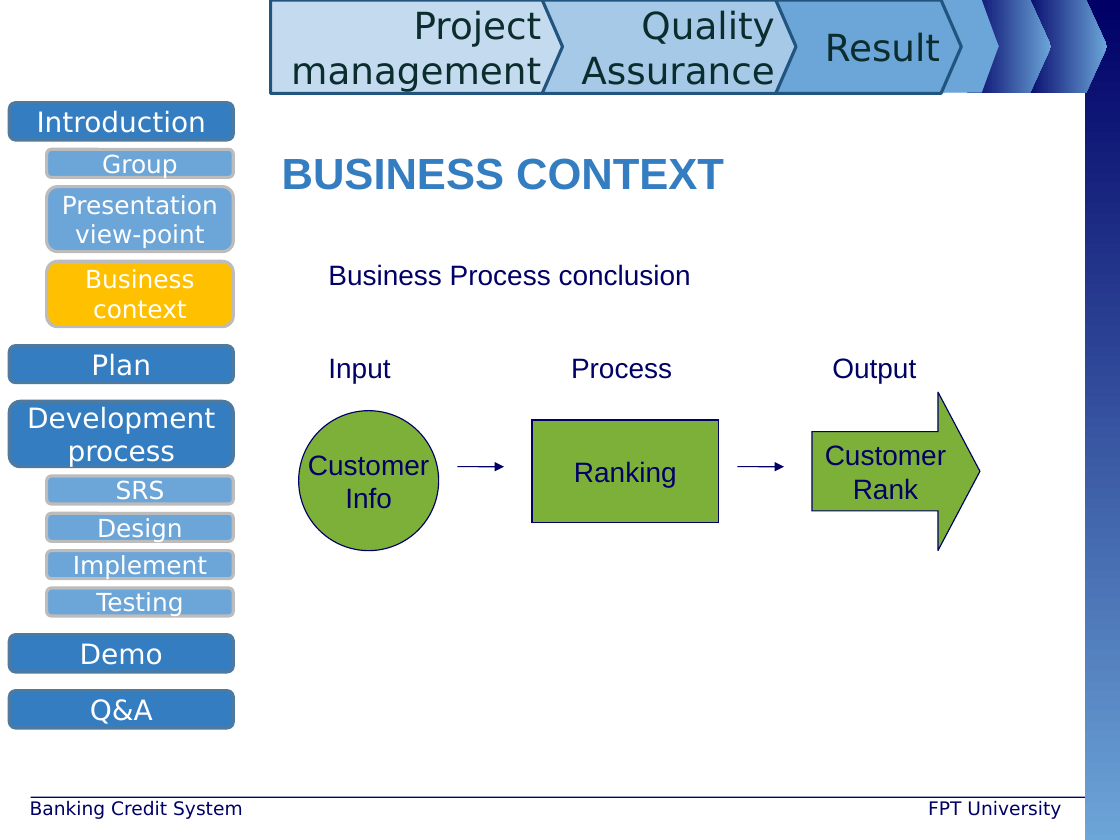
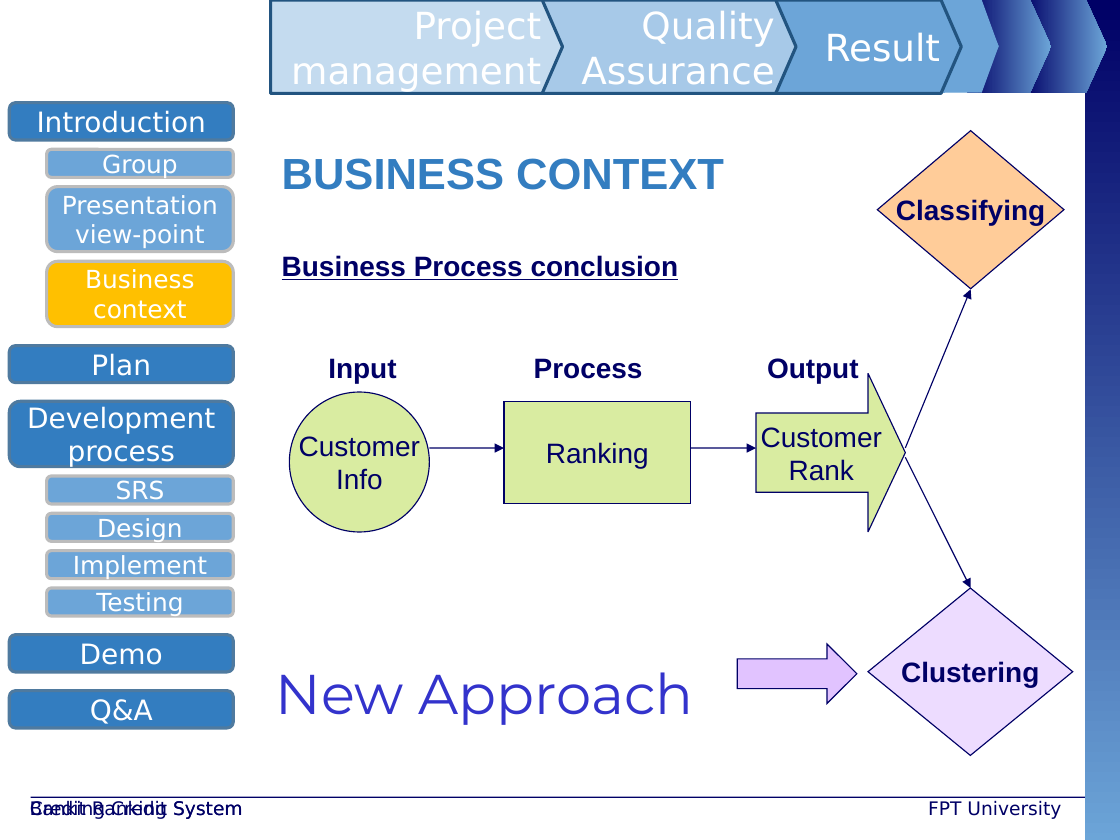
Before and after one commit to maily89/fbdm, a slide deck: slide 6 of Deliverables/FBD - slide.pptx. Drawn at 1120x840 pixels with LibreOffice and Linux fonts; fonts in the diff are those of the drawing; background and template pictures are left out. Boxes give left, top, right and bottom in pixels: in the first picture for what was removed or moved away, otherwise in the second. Text is boxed around its words. In the diff, an @@ line names an element or a change of style, - is before the commit and + after.

```diff
--- a/Deliverables/FBD - slide.pptx
+++ b/Deliverables/FBD - slide.pptx
@@ text colour #0C2D2E to #FFFFFF in 3 elements at <box>660,0,961,93</box>, <box>494,0,795,93</box>, <box>271,0,563,93</box> @@
@@ diamond added at <box>877,131,1064,289</box>, fill #FFCC99, outline #000066 0.75 pt, 18 pt, text #000066, bold @@
+Classifying
@@ text "Business Process conclusion": place and size @@
-text "Business Process conclusion" at <box>328,264,691,286</box>
+text "Business Process conclusion" at <box>282,255,679,280</box>
@@ text "Business Process conclusion" at <box>282,255,679,280</box>: bold on, underline on @@
@@ arrow added from (905, 448) to (971, 289), #000066 0.75 pt @@
@@ text "Process": place and size @@
-text "Process" at <box>571,358,672,379</box>
+text "Process" at <box>534,358,643,379</box>
@@ bold on in 3 elements at <box>328,358,396,384</box>, <box>534,358,643,379</box>, <box>767,358,859,384</box> @@
@@ text "Output": place and size @@
-text "Output" at <box>832,358,916,384</box>
+text "Output" at <box>767,358,859,384</box>
@@ right arrow "Customer": place and size @@
-right arrow "Customer" at <box>812,392,980,551</box>
+right arrow "Customer" at <box>756,373,905,532</box>
@@ right arrow "Customer" at <box>756,373,905,532</box>: fill #7DB038 to #99CC00 at 37% opacity; proportions changed @@
@@ ellipse "Customer": place and size @@
-ellipse "Customer" at <box>299,411,439,551</box>
+ellipse "Customer" at <box>289,392,429,532</box>
@@ ellipse "Customer" at <box>289,392,429,532</box>: fill #7DB038 to #99CC00 at 37% opacity @@
@@ rectangle "Ranking" at <box>504,401,691,504</box>: fill #7DB038 to #99CC00 at 37% opacity @@
@@ rectangle "Ranking": place and size @@
-rectangle "Ranking" at <box>532,420,719,523</box>
+rectangle "Ranking" at <box>504,401,691,504</box>
@@ arrow moved from (457, 467) - (504, 467) to (429, 448) - (504, 448) @@
@@ arrow moved from (737, 467) - (784, 467) to (691, 448) - (756, 448) @@
@@ arrow added from (905, 457) to (971, 588), #000066 0.75 pt @@
@@ diamond added at <box>868,588,1073,755</box>, fill #CC99FF at 34% opacity, outline #000066 0.75 pt, 18 pt, text #000066, bold @@
+Clustering
@@ right arrow added at <box>737,644,857,703</box>, fill #CC99FF at 58% opacity, outline #000066 0.75 pt @@
@@ text added at <box>276,672,694,725</box>, 36 pt, text #B2B2B2 at 50% opacity @@
+New Approach
@@ text added at <box>30,801,167,819</box>, 12 pt, text #000066 @@
+Credit Ranking System
```
Also in this commit, not shown: 44 other slides changed, 1 slide added, 1 slide removed.
